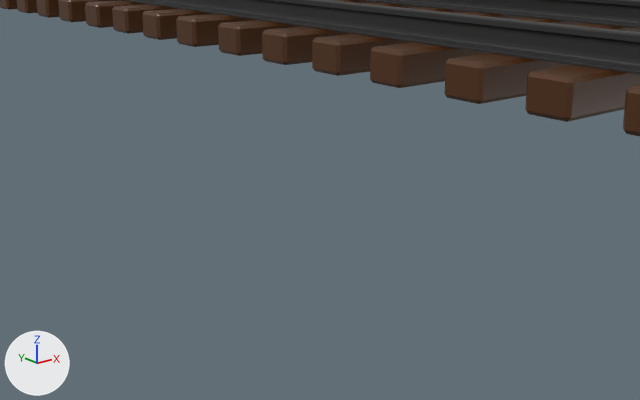
A saved change to the Blender file external-resources/blender/rails.blend.
One viewpoint serves both versions: a 50 mm lens placed at (-5.35, -2.65, 1.02), pointed at (-3.13, 0.13, -0.09). The lights are fixed; the arrows at lower left show +X, +Y and +Z. Mesh edges are drawn as thin lines on the coarser meshes.

In view in the first picture: 'Track'.
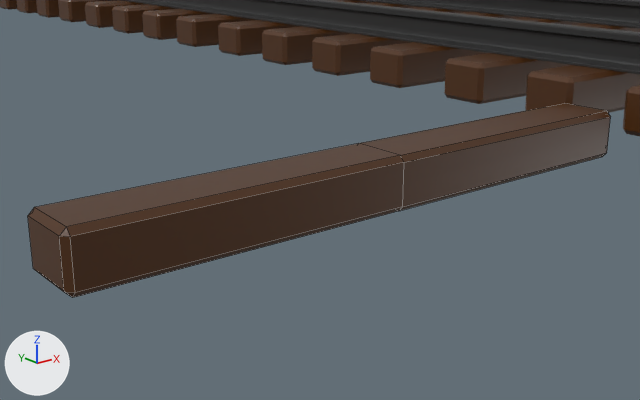
Where the change shows, as pixel boxes (x1, y1, x2, y2) in the pictures (640 x 400 px):
'Track.001', added (brown): after (28, 103, 611, 298)

Patch to the scene script:
```diff
--- a/external-resources/blender/rails.blend.py
+++ b/external-resources/blender/rails.blend.py
@@ me_cube_002 @@
+me_cube_002.from_pydata(...)  # 32 vertices, 34 faces; spans x -25.7..-8.7, y -0.9..0.9, z -0.7..0.7
+me_cube_002.materials.append(mat_wood)  # brown #4e2c0b
@@ ob_track_001 @@
+ob_track_001 = bpy.data.objects.new('Track.001', me_cube_002)
+ob_track_001.location = (0.0, 0.0, 0.0)
+ob_track_001.scale = (0.17, 0.17, 0.17)
```
